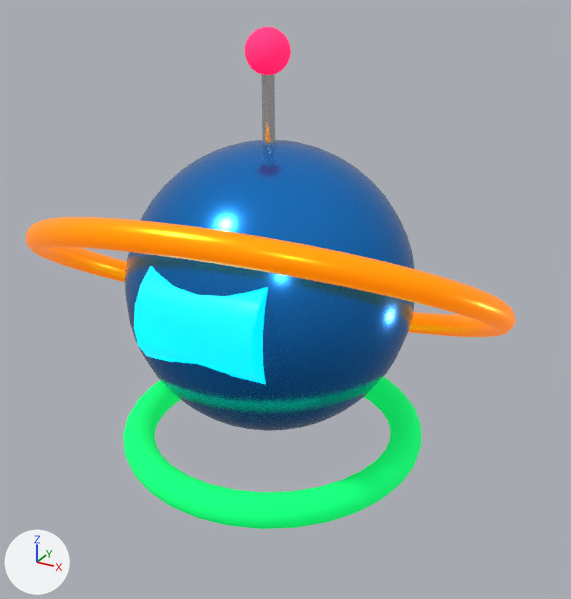
Renders of the glTF model public/models/sample-animation.glb from each side of a commit.
Rendered twice from a 50 mm lens placed at (0.891, -1.551, 1.203), pointed at (0.048, -0.018, 0.436). Arrows for +X, +Y and +Z are at lower left; the lights stay in place. The older version comes first. Where no turn or scale is listed for an object, it has been applied to the vertices. Vertices at exactly the same position are counted once.

In view in the first picture: 'BaseRing', 'Beacon', 'Body', 'Mesh_2', 'OrbitRing', 'Visor'.
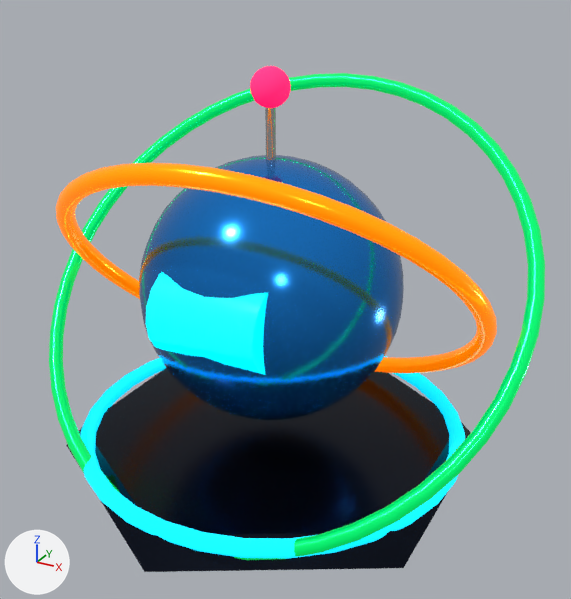
Where the newer file only moved an object's origin or applied its transform, the numbers keep the older frame.

Changed parts and their boxes (x1, y1, x2, y2) in the pictures (571 x 599 px):
'Body', recoloured, reshaped (9% narrower, 9% shorter): before (125, 140, 415, 431); after (139, 155, 404, 420)
'BasePlatform', added: after (66, 368, 471, 572)
'OrbitRing', deleted (orange): before (26, 217, 515, 337)
'OrbitRing2', added: after (49, 73, 545, 560)
'OrbitRing1', added (orange): after (56, 163, 497, 373)
'BaseRing', deleted (green): before (123, 377, 421, 529)
'Visor', recoloured, reshaped (9% narrower, 13% shorter): before (134, 266, 268, 385); after (146, 272, 268, 375)
'Mesh_1', added: after (80, 356, 465, 558)
'Beacon', recoloured, surface changed, reshaped (11% narrower, 12% shorter): before (245, 27, 291, 75); after (250, 66, 291, 108)
'Mesh_2', deleted: before (261, 74, 275, 145)
'Mesh_4', added: after (265, 107, 276, 160)

What changed in the scene script:
```text
Change mat_material_0:
    mat_material_0.base_color: (0.013, 0.246, 0.784) -> (0.00561, 0.00913, 0.0203)  # blue #1e88e5 -> black #111827
Change mat_material_2:
    mat_material_2.base_color: (0.723, 0.723, 0.723) -> (0.013, 0.246, 0.784)  # light grey #dddddd -> blue #1e88e5
Change mat_material_3:
    mat_material_3.base_color: (1.0, 0.0467, 0.165) -> (0.0, 1.0, 1.0)  # pink #ff3d71 -> cyan #00ffff
    mat_material_3.emission_color: (1.0, 0.0, 0.0908) -> (0.0, 0.784, 1.0)  # pink #ff0055 -> cyan #00e5ff
Change mat_material_4:
    mat_material_4.base_color: (1.0, 0.402, 0.0) -> (0.604, 0.604, 0.604)  # orange #ffaa00 -> light grey #cccccc
    remove mat_material_4.emission_color = (1.0, 0.184, 0.0)  # orange #ff7700
    remove mat_material_4.emission_strength = 0.7
    mat_material_4.roughness: 0.3 -> 0.1
Change mat_material_5:
    mat_material_5.base_color: (0.0, 0.791, 0.181) -> (1.0, 0.0467, 0.165)  # green #00e676 -> pink #ff3d71
    mat_material_5.emission_color: (0.0, 0.578, 0.0865) -> (1.0, 0.0, 0.0908)  # green #00c853 -> pink #ff0055
    mat_material_5.emission_strength: 0.8 -> 1.3
Change me_mesh_0:
    remove me_mesh_0.from_pydata(...)  # 761 vertices, 1472 faces; spans x -0.349..0.349, y -0.349..0.349, z -0.35..0.35
    remove me_mesh_0.materials.append(mat_material_0)  # blue #1e88e5
    add me_mesh_0.from_pydata(...)  # 761 vertices, 1472 faces; spans x -0.318..0.321, y -0.318..0.322, z -0.326..0.314
    me_mesh_0 part 1: the whole mesh is multiplied about its middle by the matrix ((0.914, 0.016, 0.003), (-0.016, 0.914, 0.004), (-0.003, -0.004, 0.914)), then moved by (0.002, 0.002, -0.006)
    add me_mesh_0.materials.append(mat_material_2)  # blue #1e88e5
Change me_mesh_1:
    remove me_mesh_1.from_pydata(...)  # 36 vertices, 64 faces; spans x -0.147..0.147, y -0.128..0.128, z -0.121..0.121
    remove me_mesh_1.materials.append(mat_material_1)  # cyan #00ffff, glowing cyan #00d4ff
    add me_mesh_1.from_pydata(...)  # 36 vertices, 64 faces; spans x -0.137..0.131, y -0.094..0.117, z -0.105..0.095
    me_mesh_1 part 2: the whole mesh is multiplied about its middle by the matrix ((0.928, 0.02, 0.004), (-0.01, 0.833, 0.003), (-0.003, -0.003, 0.833)), then moved by (-0.003, 0.012, -0.005)
    add me_mesh_1.materials.append(mat_material_3)  # cyan #00ffff, glowing cyan #00e5ff
Change me_mesh_3:
    remove me_mesh_3.from_pydata(...)  # 257 vertices, 480 faces; spans x -0.0499..0.0499, y -0.0499..0.0499, z -0.05..0.05
    remove me_mesh_3.materials.append(mat_material_3)  # pink #ff3d71, glowing pink #ff0055
    add me_mesh_3.from_pydata(...)  # 257 vertices, 480 faces; spans x -0.0412..0.0487, y -0.041..0.0489, z -0.1212..-0.0312
    me_mesh_3 part 3: the whole mesh is multiplied about its middle by the matrix ((0.9, 0.015, 0.003), (-0.015, 0.9, 0.004), (-0.003, -0.004, 0.9)), then moved by (0.0038, 0.004, -0.0762)
    add me_mesh_3.materials.append(mat_material_5)  # pink #ff3d71, glowing pink #ff0055
Remove ob_mesh_2:
    ob_mesh_2 = bpy.data.objects.new('Mesh_2', me_mesh_2)
Remove ob_orbitring:
    ob_orbitring = bpy.data.objects.new('OrbitRing', me_mesh_4)
Remove ob_basering:
    ob_basering = bpy.data.objects.new('BaseRing', me_mesh_5)
Add ob_orbitring2:
    ob_orbitring2 = bpy.data.objects.new('OrbitRing2', me_mesh_7)  # 833 vertices, 1536 faces; spans x -0.638..0.638, y -0.456..0.456, z -0.456..0.456; in mat_material_7 (green #00e676, glowing green #00c853)
    ob_orbitring2.location = (0.0, 0.0, 0.45)
Add ob_orbitring1:
    ob_orbitring1 = bpy.data.objects.new('OrbitRing1', me_mesh_6)  # 833 vertices, 1536 faces; spans x -0.54..0.54, y -0.391..0.391, z -0.39..0.39; in mat_material_6 (orange #ffaa00, glowing orange #ff7700)
    ob_orbitring1.location = (0.0, 0.0, 0.45)
Add ob_mesh_4:
    ob_mesh_4 = bpy.data.objects.new('Mesh_4', me_mesh_4_1)  # 20 vertices, 32 faces; spans x -0.012..0.012, y -0.012..0.012, z -0.1..0.1; in mat_material_4 (light grey #cccccc)
    ob_mesh_4.location = (0.0, 0.0, 0.83)
Add ob_mesh_1:
    ob_mesh_1 = bpy.data.objects.new('Mesh_1', me_mesh_1_1)  # 561 vertices, 1024 faces; spans x -0.5..0.5, y -0.5..0.5, z -0.02..0.02; in mat_material_1 (cyan #00e5ff, glowing cyan #00d4ff)
    ob_mesh_1.location = (0.0, 0.0, 0.06)
Add ob_baseplatform:
    ob_baseplatform = bpy.data.objects.new('BasePlatform', me_mesh_0_1)  # 16 vertices, 24 faces; spans x -0.476..0.476, y -0.55..0.55, z -0.03..0.03; in mat_material_0 (black #111827)
    ob_baseplatform.location = (0.0, 0.0, 0.03)
```
